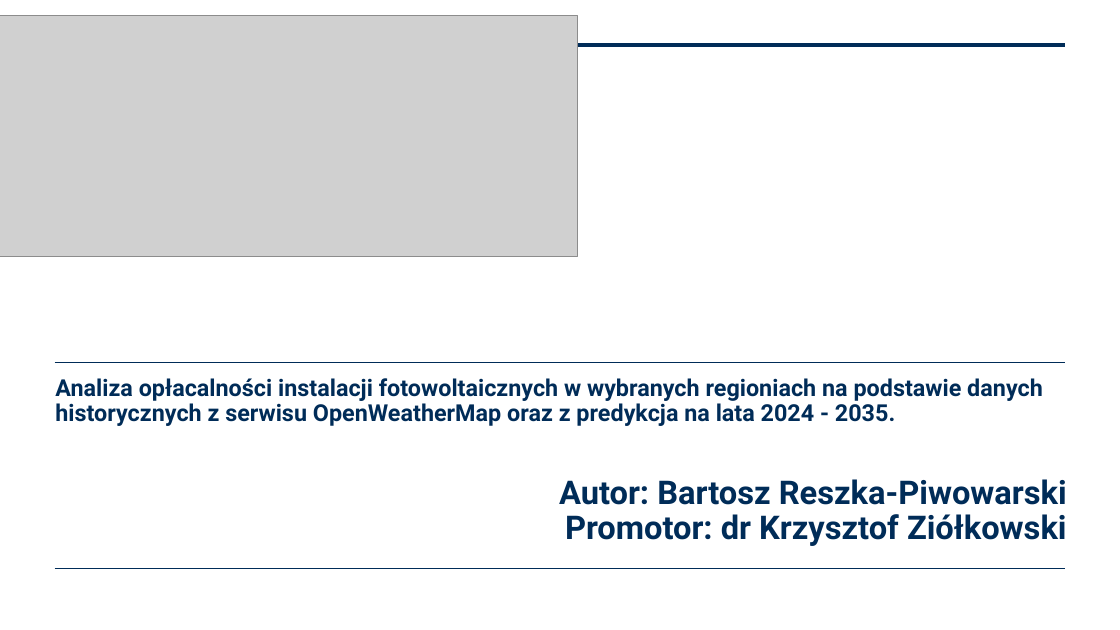
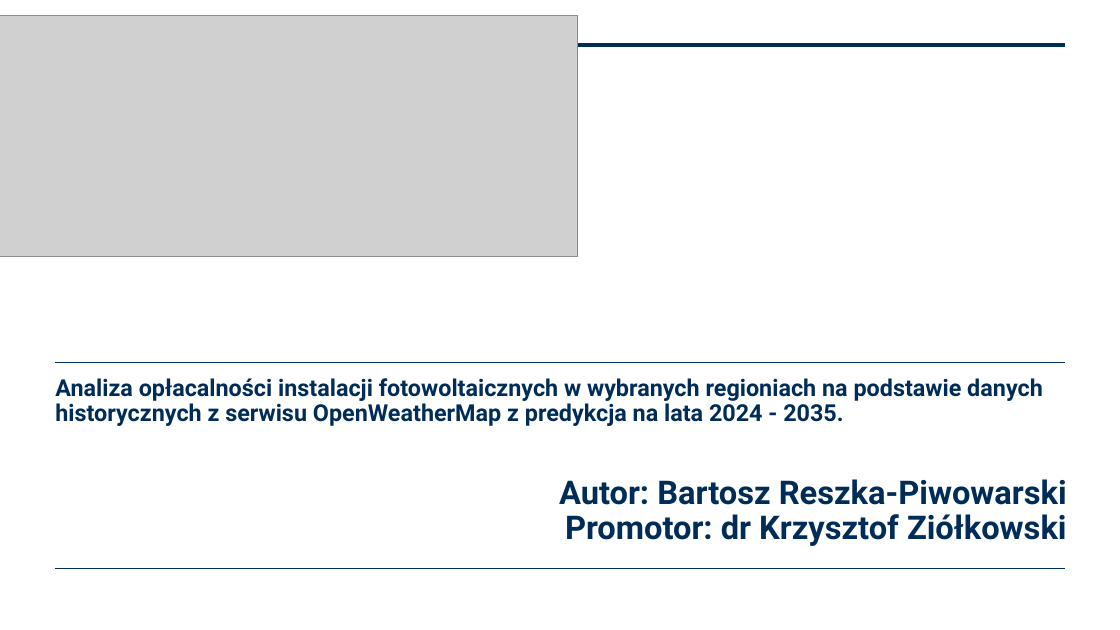
Before and after one commit to BartoszRP/MERITO_ML_Projekt_Fotowoltaika_2024, a slide deck: slide 1 of 6. Docs/Bartosz_Reszka_Piwowarski_Prezentacja.pptx. Drawn at 1120x630 pixels with LibreOffice and Linux fonts; fonts in the diff are those of the drawing; grey boxes stand for pictures; background and template pictures are left out. Boxes give left, top, right and bottom in pixels: in the first picture for what was removed or moved away, otherwise in the second. Text is boxed around its words. In the diff, an @@ line names an element or a change of style, - is before the commit and + after.

```diff
--- a/6. Docs/Bartosz_Reszka_Piwowarski_Prezentacja.pptx
+++ b/6. Docs/Bartosz_Reszka_Piwowarski_Prezentacja.pptx
@@ title at [55, 378, 1043, 426]: text changed @@
-Analiza opłacalności instalacji fotowoltaicznych w wybranych regioniach na podstawie danych historycznych z serwisu OpenWeatherMap oraz z predykcja na lata 2024 - 2035.
+Analiza opłacalności instalacji fotowoltaicznych w wybranych regioniach na podstawie danych historycznych z serwisu OpenWeatherMap z predykcja na lata 2024 - 2035.
```
Also in this commit, not shown: 1 other slide changed, 3 other files.
